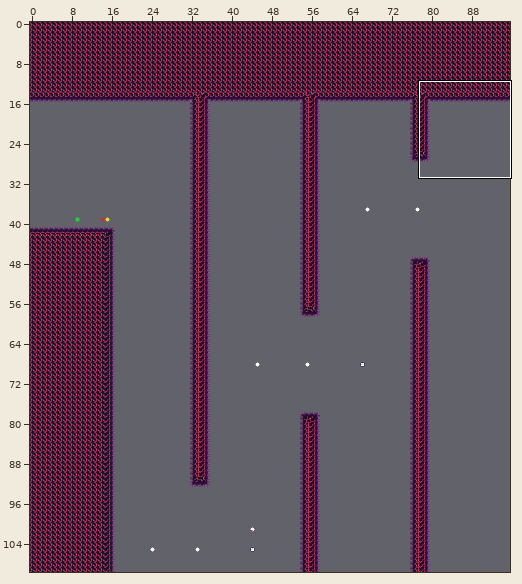
An edit to a level. Tiled map, mapping_tools/tilemaps/fire5.tmx. The picture above shows the old version from afar; the outline marks the close-up.
Close-up. The starting point:
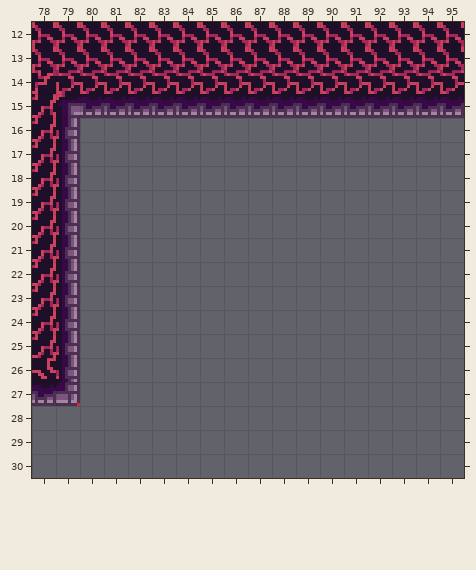
Cells are 8x8 px. Shown: x 78..95, y 12..30. The commit also changed other parts of the map, which this record leaves out.
After the commit:
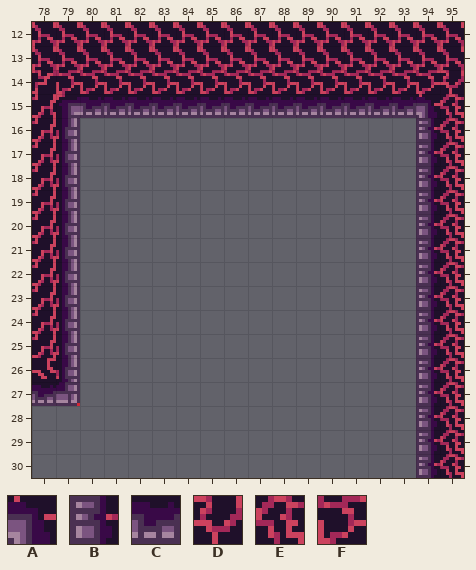
Key: from "fire": A 4, B 13, C 27, D 61, E 62, F 76.
_ is an empty cell.
The exact change:
{"where": "layer \"map\""}
{"y":14,"x":95,"old":"F","new":"D"}
{"y":15,"x":94,"old":"CC","new":"AE"}
{"y":16,"x":94,"old":"__","new":"BE"}
{"y":17,"x":94,"old":"__","new":"BE"}
{"y":18,"x":94,"old":"__","new":"BE"}
{"y":19,"x":94,"old":"__","new":"BE"}
{"y":20,"x":94,"old":"__","new":"BE"}
{"y":21,"x":94,"old":"__","new":"BE"}
{"y":22,"x":94,"old":"__","new":"BE"}
{"y":23,"x":94,"old":"__","new":"BE"}
{"y":24,"x":94,"old":"__","new":"BE"}
{"y":25,"x":94,"old":"__","new":"BE"}
{"y":26,"x":94,"old":"__","new":"BE"}
{"y":27,"x":94,"old":"__","new":"BE"}
{"y":28,"x":94,"old":"__","new":"BE"}
{"y":29,"x":94,"old":"__","new":"BE"}
{"y":30,"x":94,"old":"__","new":"BE"}
